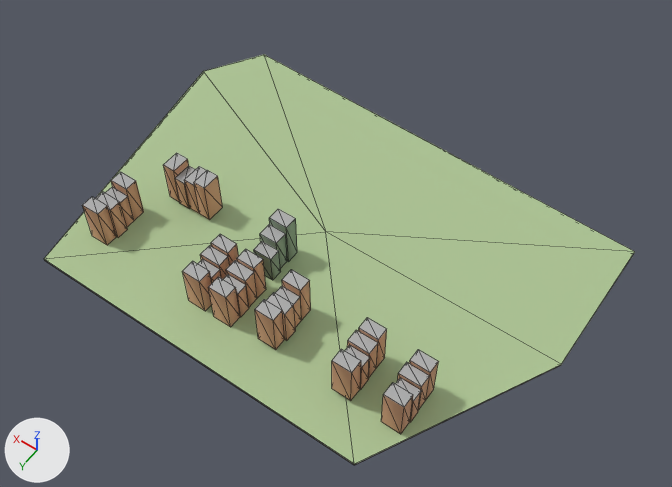
The glTF model godot_project/remake/sky/islands/SKY-022.lod2.glb: old version first, new version second.
Both versions are drawn from a 50 mm camera at (-222.0, 303.0, 467.0) aimed at (-8.0, 2.0, -6.0). The lights are fixed; the arrows at lower left show +X, +Y and +Z. The picture after the commit comes second. Mesh edges are drawn as thin lines.

Names of what the first picture shows: 'buildings', 'deck', 'rock'.
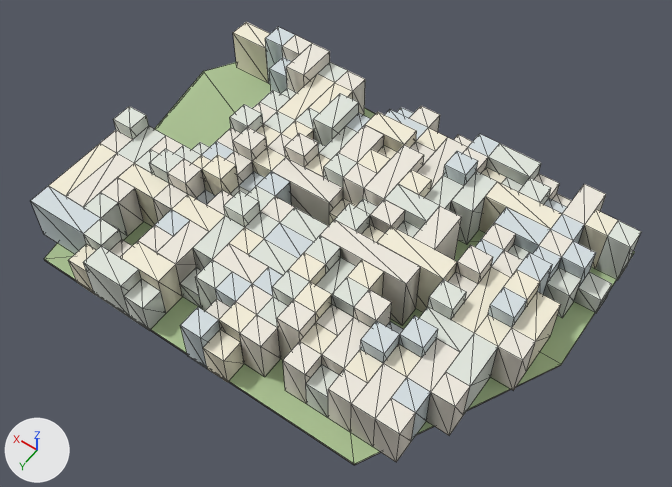
Scene script edits in JSON lines:
```json
{"op": "add", "block": "me_warren_hull", "code": ["me_warren_hull = bpy.data.meshes.new('warren_hull')", "me_warren_hull.from_pydata(...)  # 720 vertices, 1730 faces; spans x -168.0..147.0, y -102.0..123.0, z 0.0..42.0", "me_warren_hull.materials.append(mat_sky_lod_bldg)"]}
{"op": "remove", "block": "ob_buildings", "code": ["ob_buildings = bpy.data.objects.new('buildings', me_buildings)", "ob_buildings.location = (0.0, 0.0, 0.0)"]}
{"op": "add", "block": "ob_warren_hull", "code": ["ob_warren_hull = bpy.data.objects.new('warren_hull', me_warren_hull)", "ob_warren_hull.location = (0.0, 0.0, 0.0)"]}
```

Location of each change, [x1, y1, x2, y2] in pixels of the pictures (672 x 487 px):
```json
{"object": "warren_hull", "change": "added", "after": [31, 22, 641, 462]}
{"object": "buildings", "change": "deleted", "before": [82, 153, 439, 434]}
{"object": "deck", "change": "unchanged, covered by the edit", "before": [44, 54, 635, 464], "after": [44, 62, 635, 464]}
```
